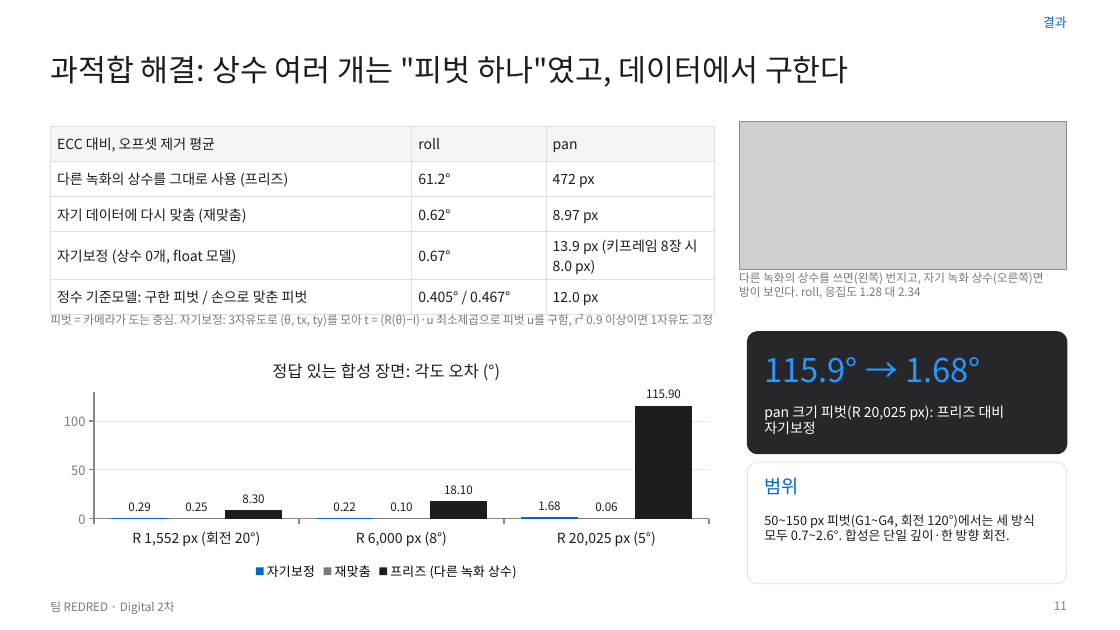
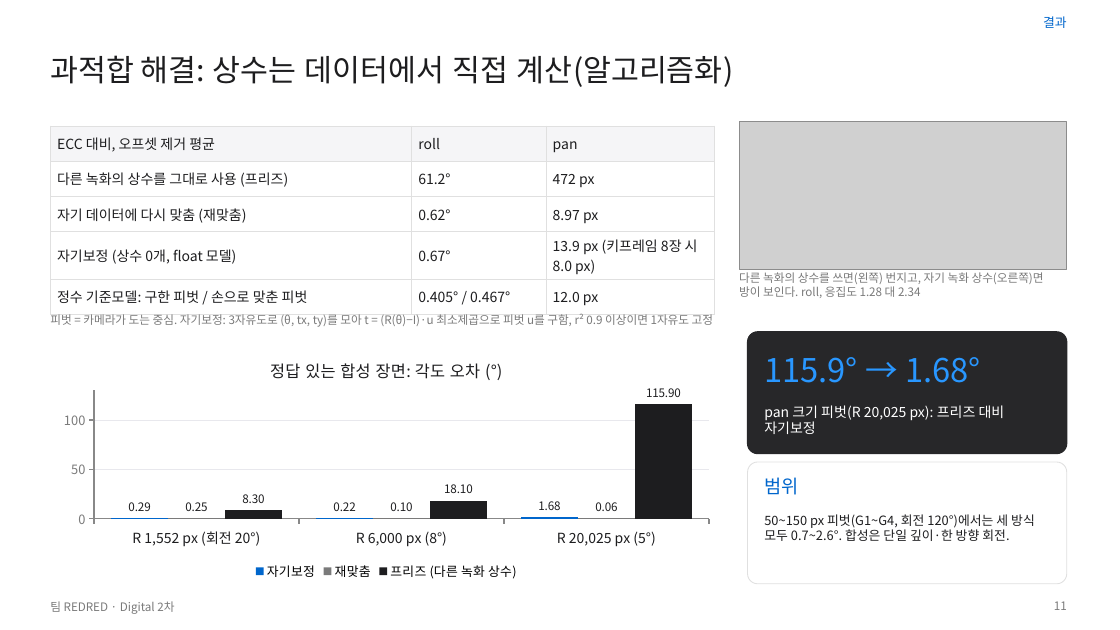
Before and after one commit to GangHeeJo/AI-SEMI, a slide deck: slide 11 of submission/REDRED_2차_발표자료_칩S.pptx. Drawn at 1120x630 pixels with LibreOffice and Linux fonts; fonts in the diff are those of the drawing; grey boxes stand for pictures. Boxes give left, top, right and bottom in pixels: in the first picture for what was removed or moved away, otherwise in the second. Text is boxed around its words. In the diff, an @@ line names an element or a change of style, - is before the commit and + after.

```diff
--- a/submission/REDRED_2차_발표자료_칩S.pptx
+++ b/submission/REDRED_2차_발표자료_칩S.pptx
@@ text at (50,55,734,87): text changed @@
-과적합 해결: 상수 여러 개는 "피벗 하나"였고, 데이터에서 구한다
+과적합 해결: 상수는 데이터에서 직접 계산(알고리즘화)
```
Also in this commit, not shown: 17 other slides changed, 4 other files.
